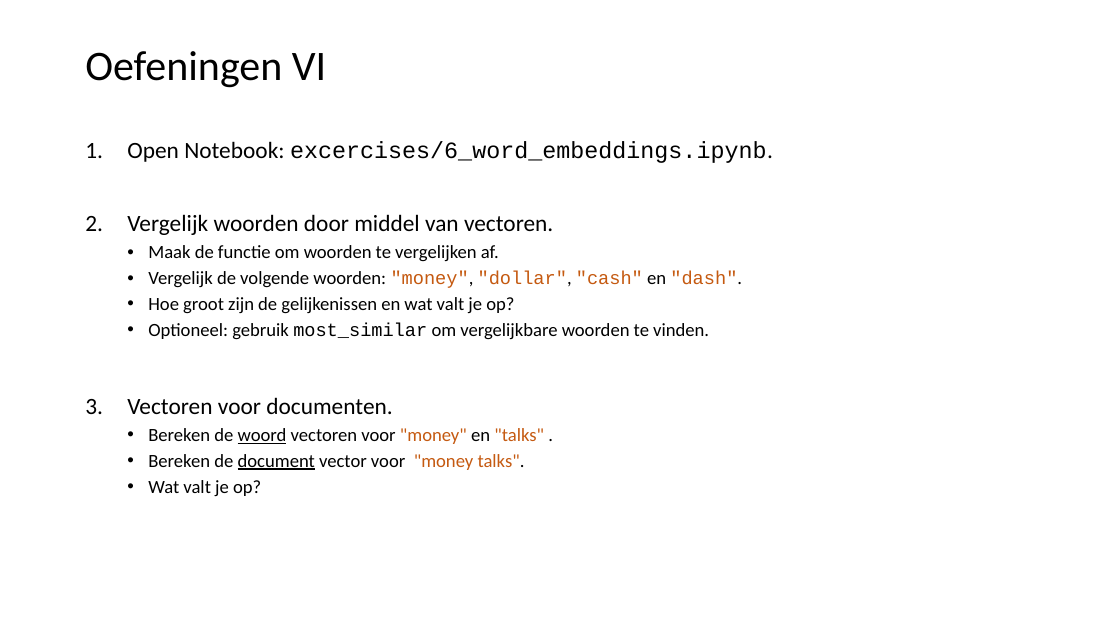
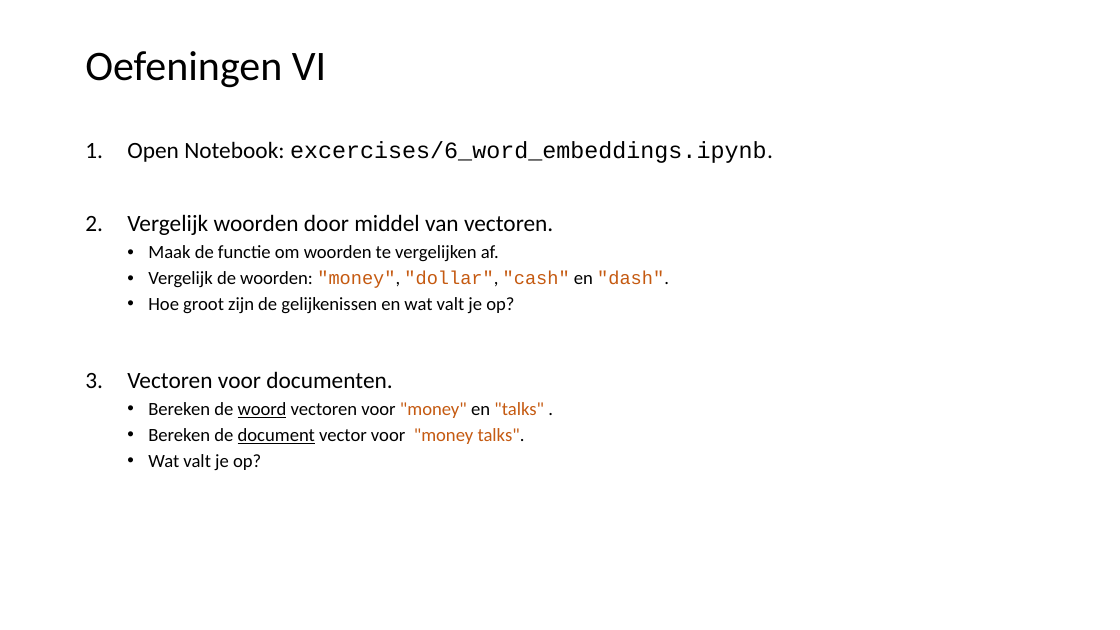
Before and after one commit to LFKoning/knowledge-sharing, a slide deck: slide 52 of python_course/5_nlp/python_cursus_5.pptx. Drawn at 1120x630 pixels with LibreOffice and Linux fonts; fonts in the diff are those of the drawing. Boxes give left, top, right and bottom in pixels: in the first picture for what was removed or moved away, otherwise in the second. Text is boxed around its words. In the diff, an @@ line names an element or a change of style, - is before the commit and + after.

Commit message:
Update Python part 5 slides

```diff
--- a/python_course/5_nlp/python_cursus_5.pptx
+++ b/python_course/5_nlp/python_cursus_5.pptx
@@ text at (x1=148, y1=271, x2=669, y2=288): text changed; font Calibri to Courier New; text colour #000000 to #C55A11 @@
-  • Vergelijk de volgende woorden: "money", "dollar", "cash" en "dash".
+  • Vergelijk de woorden: "money", "dollar", "cash" en "dash".
@@ text at (x1=148, y1=323, x2=709, y2=340): paragraph removed @@
-  • Optioneel: gebruik most_similar om vergelijkbare woorden te vinden.
```
